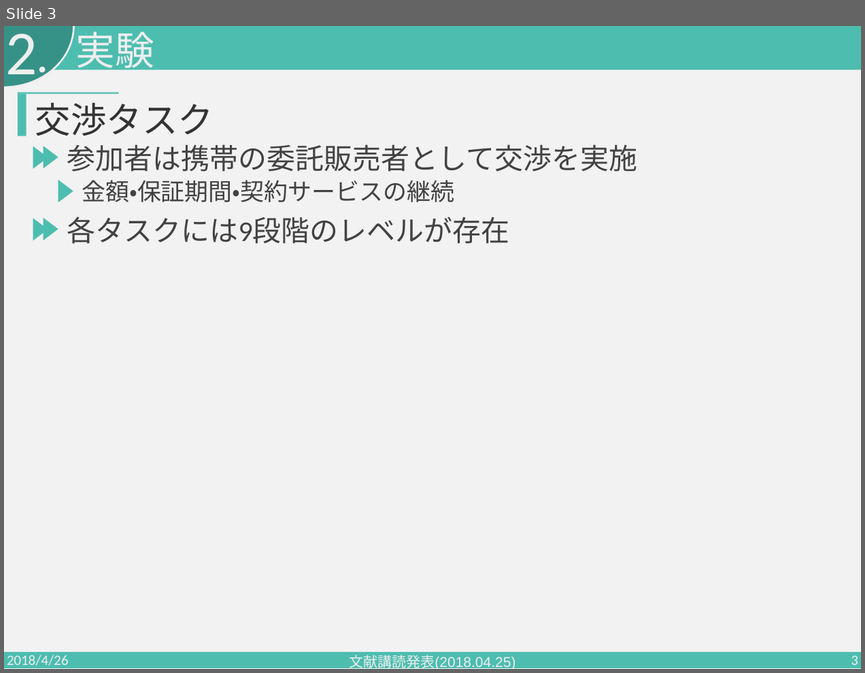
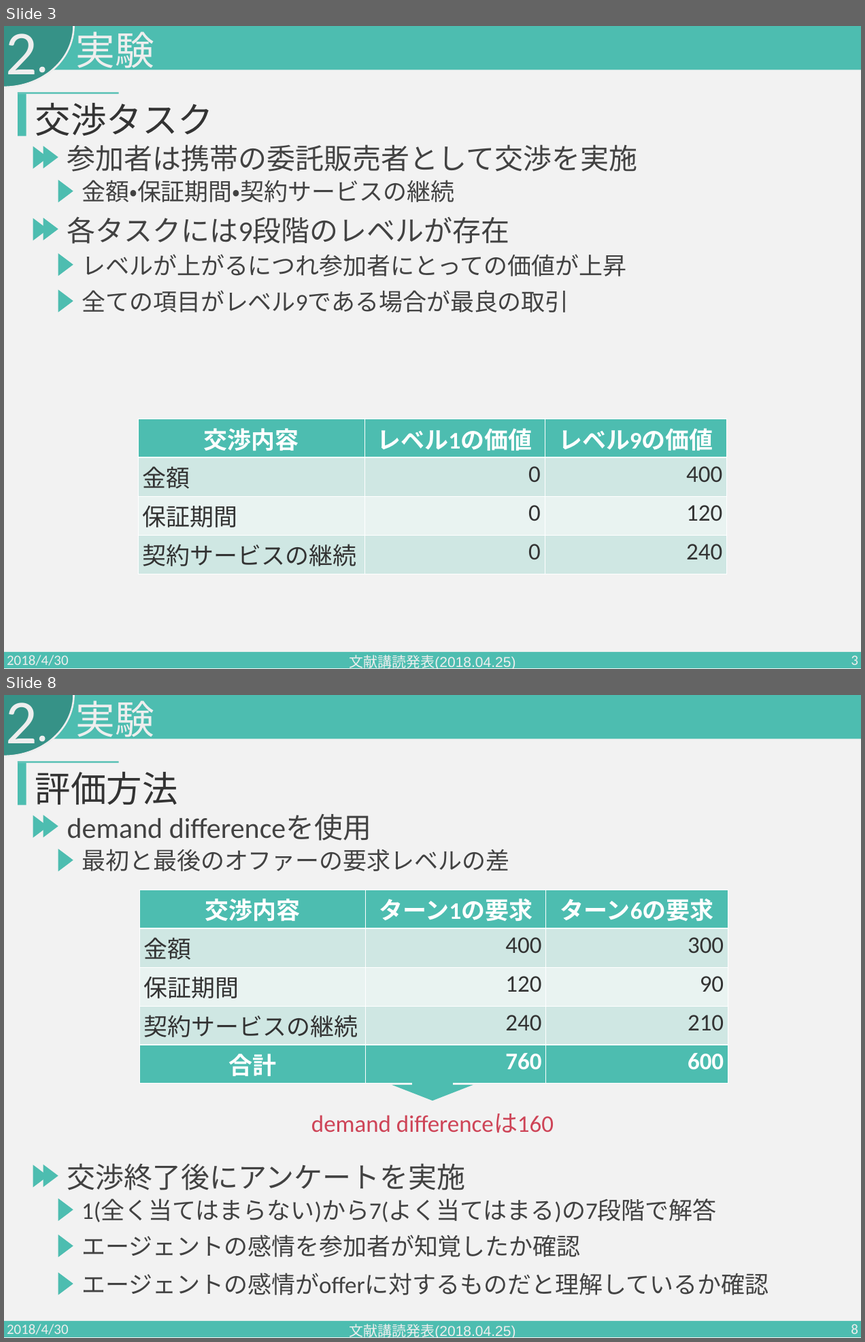
Before and after one commit to PajamaDrive/presentation, a slide deck: presentation_1st.pptx. Shown one above the other, each under a label of ours: slide 3 before the commit, slides 3 and 8 after it; the slides between them are not shown. The pictures are 865x673 and 865x1342 pixels, drawn with LibreOffice and Linux fonts; fonts in the diff are those of the drawing. Boxes give left, top, right and bottom in pixels: in the first picture for what was removed or moved away, otherwise in the second. Text is boxed around its words. In the diff, an @@ line names an element or a change of style, - is before the commit and + after.

```diff
--- a/presentation_1st.pptx
+++ b/presentation_1st.pptx
@@ slide 8 added at (4, 695, 861, 1338), background #F2F2F2; not listed: 4 template elements that a slide beside it also shows @@
@@ text added at (6, 702, 37, 758), 105 pt, text #EEEEEE @@
+2
@@ text added at (76, 700, 154, 745), 66 pt, text #EEEEEE @@
+実験
@@ rectangle added at (18, 763, 26, 805), fill #4DBDB0 @@
@@ rectangle added at (18, 762, 119, 763), fill #4DBDB0 @@
@@ text added at (35, 771, 178, 804), 60 pt, text #333333 @@
+評価方法
@@ triangle added at (33, 815, 48, 838), fill #4DBDB0 @@
@@ triangle added at (43, 815, 58, 837), fill #4DBDB0 @@
@@ text added at (67, 815, 372, 841), 48 pt, text #424242 @@
+demand differenceを使用
@@ triangle added at (58, 849, 73, 872), fill #4DBDB0 @@
@@ text added at (82, 849, 509, 871), 40 pt, text #424242 @@
+最初と最後のオファーの要求レベルの差
@@ table added at (139, 889, 728, 1079), 5 rows, 3 columns @@
+交渉内容 | ターン1の要求 | ターン6の要求
+金額 | 400 | 300
+保証期間 | 120 | 90
+契約サービスの継続 | 240 | 210
+合計 | 760 | 600
@@ right arrow added at (392, 1068, 473, 1100), fill #4DBDB0 @@
@@ text added at (311, 1113, 553, 1132), 40 pt, text #CE4457 @@
+demand differenceは160
@@ text added at (67, 1163, 466, 1190), 48 pt, text #424242 @@
+交渉終了後にアンケートを実施
@@ triangle added at (33, 1164, 48, 1187), fill #4DBDB0 @@
@@ triangle added at (43, 1164, 58, 1187), fill #4DBDB0 @@
@@ triangle added at (58, 1198, 73, 1221), fill #4DBDB0 @@
@@ text added at (82, 1199, 716, 1222), 40 pt, text #424242 @@
+1(全く当てはまらない)から7(よく当てはまる)の7段階で解答
@@ triangle added at (58, 1234, 73, 1257), fill #4DBDB0 @@
@@ text added at (82, 1234, 581, 1257), 40 pt, text #424242 @@
+エージェントの感情を参加者が知覚したか確認
@@ triangle added at (58, 1272, 73, 1295), fill #4DBDB0 @@
@@ text added at (82, 1272, 768, 1295), 40 pt, text #424242 @@
+エージェントの感情がofferに対するものだと理解しているか確認
@@ text added at (7, 1323, 69, 1338), 24 pt, text #EEEEEE @@
+2018/4/30
@@ text added at (349, 1323, 515, 1338), 24 pt, text #EEEEEE @@
+文献講読発表(2018.04.25)
@@ page number added at (851, 1323, 858, 1338), 24 pt, text #EEEEEE @@
+8
@@ slide 3 changed as well @@
@@ triangle added at (58, 253, 73, 276), fill #4DBDB0 @@
@@ text added at (82, 254, 626, 276), 40 pt, text #424242 @@
+レベルが上がるにつれ参加者にとっての価値が上昇
@@ triangle added at (58, 289, 73, 312), fill #4DBDB0 @@
@@ text added at (82, 290, 569, 312), 40 pt, text #424242 @@
+全ての項目がレベル9である場合が最良の取引
@@ table added at (138, 418, 727, 569), 4 rows, 3 columns @@
+交渉内容 | レベル1の価値 | レベル9の価値
+金額 | 0 | 400
+保証期間 | 0 | 120
+契約サービスの継続 | 0 | 240
@@ text at (7, 654, 69, 669): text changed @@
-2018/4/26
+2018/4/30
```
Also in this commit, not shown: 4 other slides changed, 6 other slides added.
